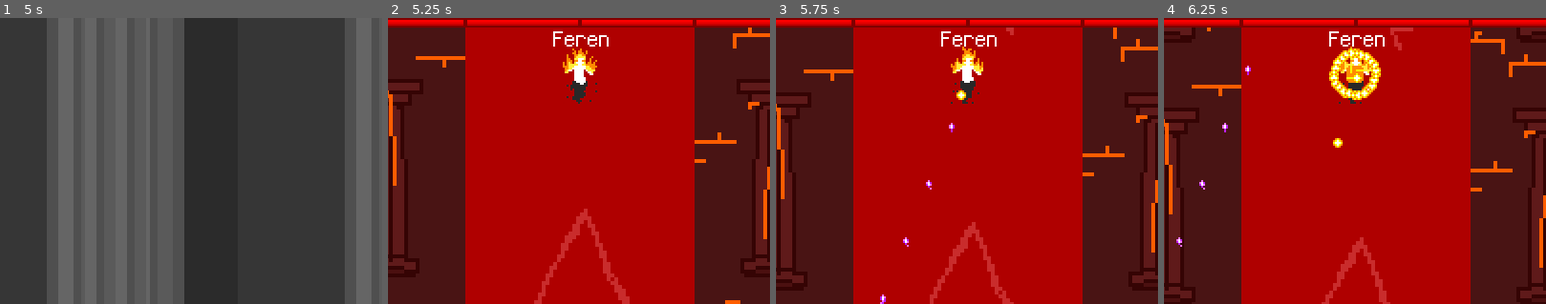
Above: before the commit, frames 1-4 (left to right).
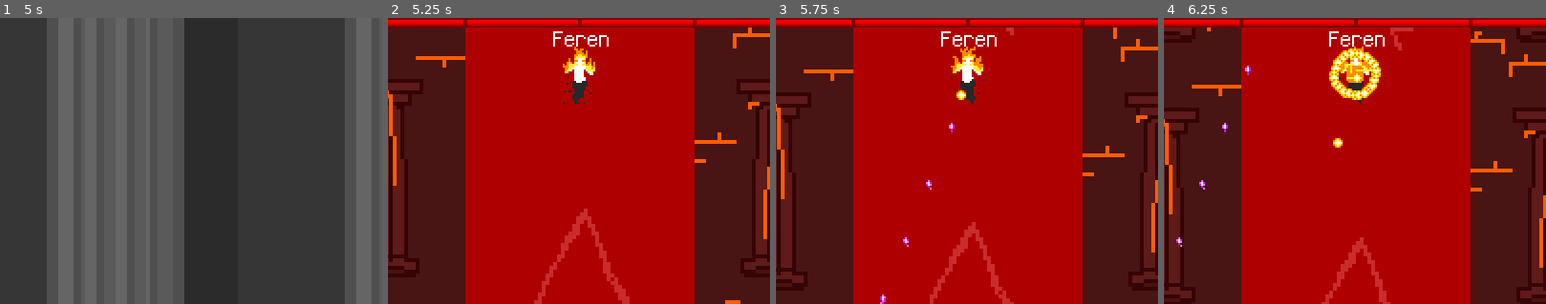
Above: after the commit, the same moments.

Repository: Voltinus/rimu
Game: Godot game, scene res://levels/LanguageSelector/LanguageSelector.tscn
Two runs of this game, one before a commit and one after it. Both use one fixed random seed, a clock stepped at 60 frames per second and the inputs below.
Inputs (mouse positions are % of the whole screen's width and height, from its top left):
- Up to frame 1 (5 s): click (50, 37) at 0.5 s; click "New game" at 1.25 s; tap Enter (dialogue_skip) at 2, 3.5 s; hold D (move_right) 2.03-2.78 s; tap Space at 2.75, 4.25 s; hold S (move_down) 2.78-3.53 s; hold D (move_right) 3.53-4.28 s; hold W (move_up) from 4.28 s (still down)
- Up to frame 2 (5.25 s): tap Enter (dialogue_skip) at 5 s; release W (move_up) at 5.03 s; hold A (move_left) from 5.03 s (still down)
- Up to frame 3 (5.75 s): keep holding A (move_left)
- Up to frame 4 (6.25 s): keep holding A (move_left)
The pictures show only the part of the screen within x 5-55%, y 0-50%; the shares and areas given below are measured in that part.

Frame 1 is identical in both runs. In frame 2, 0.2% of the frame differs, in the area x 45-55%, y 10-30%; in frame 3, 0.2%; in frame 4, less than 0.1%.

Commit message:
Fixed Aria's texture and changed dialogue background to solid black

Diff:
--- a/actors/Enemy/Enemy.tscn
+++ b/actors/Enemy/Enemy.tscn
@@ -9,33 +9,33 @@
 
 [sub_resource type="AtlasTexture" id=1]
 flags = 4
-atlas = ExtResource( 4 )
-region = Rect2( 0, 0, 20, 30 )
-
-[sub_resource type="AtlasTexture" id=2]
-flags = 4
-atlas = ExtResource( 4 )
-region = Rect2( 20, 0, 20, 30 )
-
-[sub_resource type="AtlasTexture" id=3]
-flags = 4
-atlas = ExtResource( 4 )
-region = Rect2( 40, 0, 20, 30 )
-
-[sub_resource type="AtlasTexture" id=4]
-flags = 4
 atlas = ExtResource( 3 )
 region = Rect2( 0, 0, 40, 30 )
 
-[sub_resource type="AtlasTexture" id=5]
+[sub_resource type="AtlasTexture" id=2]
 flags = 4
 atlas = ExtResource( 3 )
 region = Rect2( 40, 0, 40, 30 )
 
-[sub_resource type="AtlasTexture" id=6]
+[sub_resource type="AtlasTexture" id=3]
 flags = 4
 atlas = ExtResource( 3 )
 region = Rect2( 80, 0, 40, 30 )
+
+[sub_resource type="AtlasTexture" id=4]
+flags = 4
+atlas = ExtResource( 2 )
+region = Rect2( 0, 0, 20, 30 )
+
+[sub_resource type="AtlasTexture" id=5]
+flags = 4
+atlas = ExtResource( 2 )
+region = Rect2( 20, 0, 20, 30 )
+
+[sub_resource type="AtlasTexture" id=6]
+flags = 4
+atlas = ExtResource( 2 )
+region = Rect2( 40, 0, 20, 30 )
 
 [sub_resource type="AtlasTexture" id=7]
 flags = 4
@@ -54,17 +54,17 @@
 
 [sub_resource type="AtlasTexture" id=10]
 flags = 4
-atlas = ExtResource( 2 )
+atlas = ExtResource( 4 )
 region = Rect2( 0, 0, 20, 30 )
 
 [sub_resource type="AtlasTexture" id=11]
 flags = 4
-atlas = ExtResource( 2 )
+atlas = ExtResource( 4 )
 region = Rect2( 20, 0, 20, 30 )
 
 [sub_resource type="AtlasTexture" id=12]
 flags = 4
-atlas = ExtResource( 2 )
+atlas = ExtResource( 4 )
 region = Rect2( 40, 0, 20, 30 )
 
 [sub_resource type="AtlasTexture" id=13]
@@ -84,14 +84,14 @@
 
 [sub_resource type="SpriteFrames" id=16]
 animations = [ {
-"frames": [ SubResource( 1 ), SubResource( 2 ), SubResource( 3 ) ],
+"frames": [ SubResource( 1 ), SubResource( 2 ), SubResource( 3 ), SubResource( 2 ) ],
 "loop": true,
-"name": "earth",
+"name": "dark",
 "speed": 5.0
 }, {
-"frames": [ SubResource( 4 ), SubResource( 5 ), SubResource( 6 ), SubResource( 5 ) ],
+"frames": [ SubResource( 4 ), SubResource( 5 ), SubResource( 6 ) ],
 "loop": true,
-"name": "dark",
+"name": "air",
 "speed": 5.0
 }, {
 "frames": [ SubResource( 7 ), SubResource( 8 ), SubResource( 9 ) ],
@@ -101,7 +101,7 @@
 }, {
 "frames": [ SubResource( 10 ), SubResource( 11 ), SubResource( 12 ) ],
 "loop": true,
-"name": "air",
+"name": "earth",
 "speed": 5.0
 }, {
 "frames": [ SubResource( 13 ), SubResource( 14 ), SubResource( 15 ) ],
@@ -137,6 +137,7 @@
 [node name="AnimatedSprite" type="AnimatedSprite" parent="."]
 frames = SubResource( 16 )
 animation = "fire"
+frame = 2
 playing = true
 
 [node name="CollisionShape2D" type="CollisionShape2D" parent="."]
--- a/actors/Player/Player.tscn
+++ b/actors/Player/Player.tscn
@@ -38,4 +38,8 @@
 
 [node name="AnimationPlayer" type="AnimationPlayer" parent="."]
 anims/damage = SubResource( 2 )
+
+[node name="Flames" type="Node2D" parent="."]
+
+[node name="AnimatedSprite" type="AnimatedSprite" parent="Flames"]
 [connection signal="timeout" from="ShootTimer" to="." method="_on_ShootTimer_timeout"]
--- a/templates/Dialogue/Dialogue.tscn
+++ b/templates/Dialogue/Dialogue.tscn
@@ -45,7 +45,7 @@
 margin_top = 180.0
 margin_right = 400.0
 margin_bottom = 300.0
-color = Color( 0, 0, 0, 0.784314 )
+color = Color( 0, 0, 0, 1 )
 
 [node name="Name" type="Label" parent="."]
 modulate = Color( 1, 0, 0, 1 )
Binary file changed: templates/Dialogue/character_air2.png
